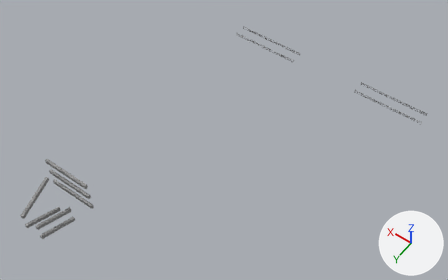
The FBX model Assets/Meshes/Environment/ModularKits/Encounter_001/Encounter_001_Rails.fbx as it was, and as the next commit left it.
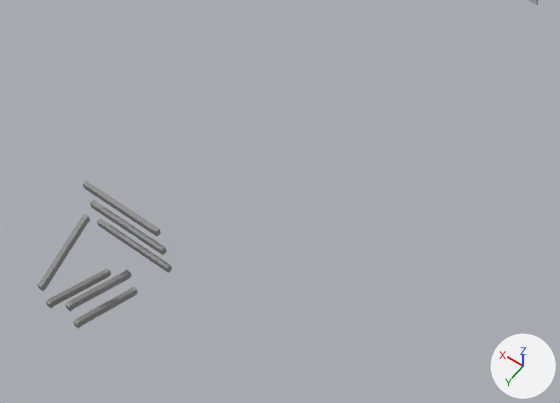
There are two pictures of each version: one whole from a 50 mm camera at (-135.1, -6.5, 116.6) aimed at (-81.2, -81.9, -1.8), one close up on the part from 0% to 68% of the width and 21% to 100% of the height. The lights are fixed; the arrows at lower right show +X, +Y and +Z. Where no turn or scale is listed for an object, it has been applied to the vertices.

In view in the first close-up: 'Encounter_001_Rails'.
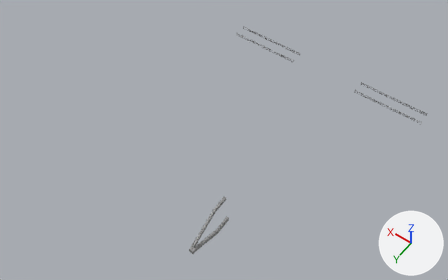
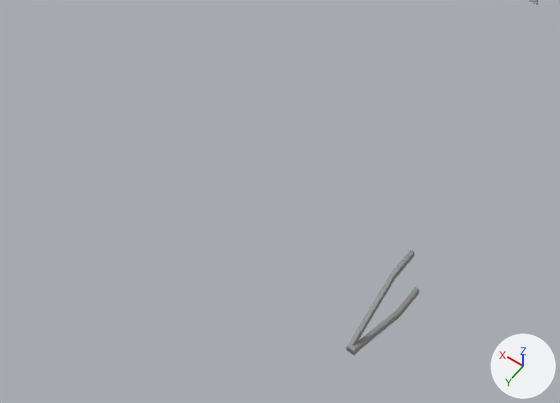
Scene script edits in JSON lines:
```json
{"block": "me_encounter_001_rails", "where": "# used by ob_encounter_001_rails; location = (-56.8, -127.8, -12.4)"}
{"op": "remove", "block": "me_encounter_001_rails", "code": "me_encounter_001_rails.from_pydata(...)  # 47000 vertices, 46418 faces; spans x -59.4..1.1, y -0.1..90.3, z -0.6..18.4"}
{"op": "add", "block": "me_encounter_001_rails", "code": "me_encounter_001_rails.from_pydata(...)  # 47168 vertices, 46580 faces; spans x -59.4..1.1, y -0.1..73.3, z -0.6..12.8"}
{"block": "me_encounter_001_rails", "change": "me_encounter_001_rails part 1: a new loose piece of 256 vertices spanning x -35.8..-34.6, y 60.0..73.3, z 3.4..12.8, in mat_material_027 (grey #8d8d8d)"}
{"block": "me_encounter_001_rails", "change": "me_encounter_001_rails part 2: 7 loose pieces with 88 vertices, spanning x -11.2..0.8, y 77.8..90.3, z 5.4..18.4, are deleted"}
```

Location of each change, [x1, y1, x2, y2] in pixels of the close-ups (560 x 403 px):
```json
{"object": "Encounter_001_Rails", "change": "reshaped", "before": [37, 0, 538, 329], "after": [346, 0, 538, 356]}
{"part": 1, "of": "me_encounter_001_rails", "change": "added", "after": [346, 250, 419, 356]}
{"part": 2, "of": "me_encounter_001_rails", "change": "deleted", "before": [37, 181, 172, 329]}
```
